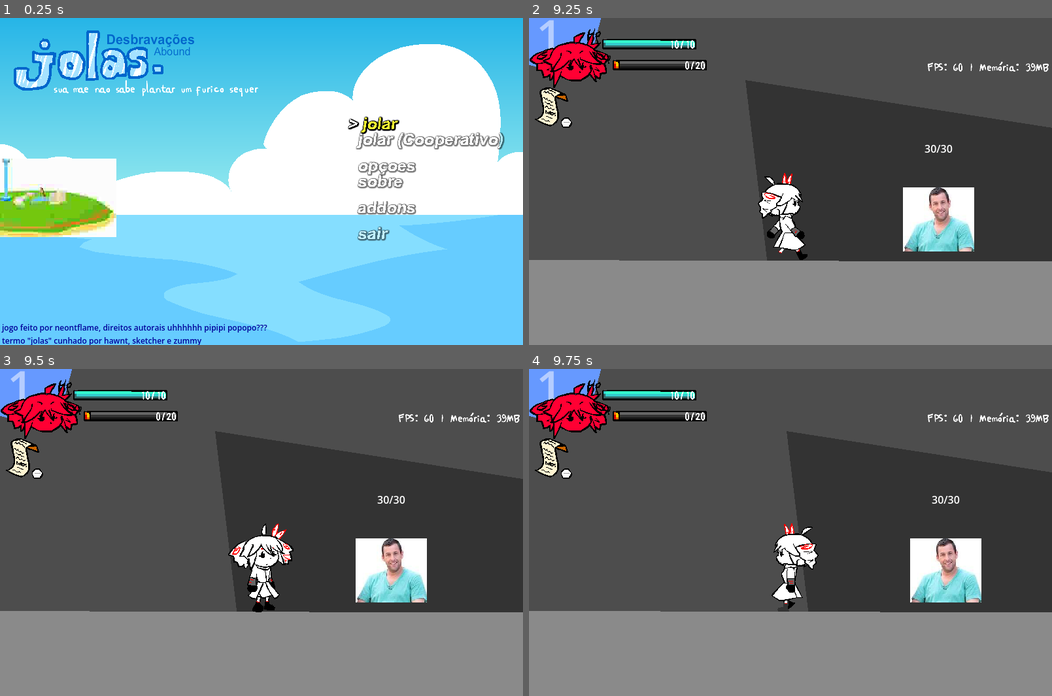
Above: before the commit, frames 1-4 (two rows, left to right).
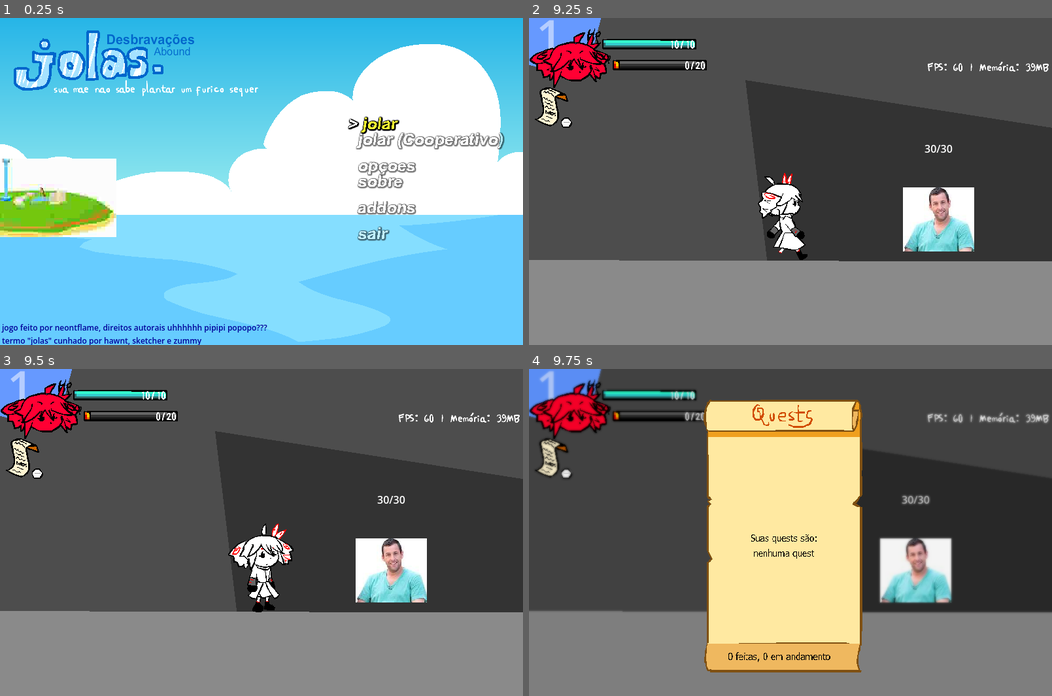
Above: after the commit, the same moments.

Repository: neontflame/jolas
Game: Godot game, scene res://Menustuffs/Menu.tscn
Same seed, same stepped clock (60 frames per second), same inputs: the game is played once before the commit and once after it. The engine's default icon, where the game draws it, is replaced by a stand-in: a white triangle on a blue panel in a dark square. Sound files missing from this copy of the repository are replaced by a short silence.
Inputs (mouse positions are in pixels of both pictures, inside the frame that each line leads up to):
- Up to frame 1 (0.25 s): no input
- Up to frame 2 (9.25 s): tap Enter (ctrl_pause) at 0.5, 2.75, 4.15 s; move the mouse to (905, 165) at 0.52 s; hold Right (ctrl_right) 0.53-1.25 s; tap \ (ctrl_quests) at 0.6 s; click (905, 165) at 0.67 s; tap V (ctrl_jump) at 0.77, 3.77, 6.77 s; tap Delete (ui_delete) at 0.8, 2.3, 3.8, 5.1, 6.6, 8.3 s; drag from (685, 197) to (764, 246) at 1.27 s; tap Space at 2, 5 s; move the mouse to (842, 109) at 2.02 s; hold Left (ctrl_left) 2.03-2.75 s; hold X (ctrl_1) 2.03-2.75 s; click (842, 109) at 2.17 s; drag from (764, 246) to (633, 132) at 2.77 s; move the mouse to (947, 230) at 3.52 s; hold Right (ctrl_right) 3.53-4.25 s; tap C (ctrl_interact) at 3.6 s; click (947, 230) at 3.67 s; drag from (633, 132) to (712, 99) at 4.27 s; move the mouse to (816, 181) at 5.02 s; hold Right (ctrl_right) 5.03-5.75 s; click (816, 181) at 5.17 s; tap Escape (ui_cancel) at 5.65 s; drag from (712, 99) to (685, 197) at 5.77 s; move the mouse to (905, 165) at 6.52 s; hold Left (ctrl_left) 6.53-7.25 s; click (905, 165) at 6.67 s; drag from (685, 197) to (764, 246) at 7.27 s; move the mouse to (842, 109) at 8.02 s; hold Right (ctrl_right) 8.03-8.75 s; hold Z (ctrl_2) 8.03-8.75 s; click (842, 109) at 8.17 s; drag from (764, 246) to (633, 132) at 8.77 s
- Up to frame 3 (9.5 s): no input
- Up to frame 4 (9.75 s): move the mouse to (947, 581) at 9.52 s; hold Left (ctrl_left) from 9.53 s (still down); tap \ (ctrl_quests) at 9.6 s; click (947, 581) at 9.67 s

Frames 1-3 are identical in both runs. In frame 4, 31% of the frame differs, in the area x 0-100%, y 0-93%.

Commit message:
QUEEEEEEEEEESTTSSSSSSSSSSSSSSSSS
Yeaho

Diff:
--- a/CoolUtils/QuestUtils.gd
+++ b/CoolUtils/QuestUtils.gd
@@ -32,7 +32,8 @@
 	if !ResourceLoader.exists(queStuff):
 		questInfo = '{
 	"name": "Placeholder",
-	"icon": "question mark",
+	"room": "Mapa de teste",
+	"icon": "unknown",
 	"xpReward": 0,
 	"desc": "o que essa quest sequer [wave]faz ?[/wave]"
 	}'
@@ -40,3 +41,10 @@
 		questInfo = FileUtils.get_text_file_content(queStuff)
 	var questGotten = JSON.parse_string(questInfo)
 	return questGotten
+
+static func get_icon(questIcon:StringName):
+	var iQuest = "res://Gamestuffs/IngameMenus/Quests/questIcons/%s.png" % questIcon
+	if ResourceLoader.exists(iQuest):
+		return load(iQuest)
+	else:
+		return load("res://Gamestuffs/IngameMenus/Quests/questIcons/unknown.png")
--- a/Gamestuffs/IngameMenus/IngameMenu.tscn
+++ b/Gamestuffs/IngameMenus/IngameMenu.tscn
@@ -30,39 +30,19 @@
 
 [node name="SFX" type="Node" parent="." unique_id=63494475]
 
-[node name="Back" type="AudioStreamPlayer2D" parent="SFX" unique_id=1198470490]
-position = Vector2(257, 284)
+[node name="Back" type="AudioStreamPlayer" parent="SFX" unique_id=896036172]
 stream = ExtResource("4_q4ubd")
-max_distance = 2000000000000.0
-attenuation = 1e-05
-panning_strength = 0.0
 
-[node name="Go" type="AudioStreamPlayer2D" parent="SFX" unique_id=1923083179]
-position = Vector2(257, 284)
+[node name="Go" type="AudioStreamPlayer" parent="SFX" unique_id=376135285]
 stream = ExtResource("5_bptd1")
-max_distance = 2000000000000.0
-attenuation = 1e-05
-panning_strength = 0.0
 
-[node name="Tick" type="AudioStreamPlayer2D" parent="SFX" unique_id=2001396704]
-position = Vector2(257, 284)
+[node name="Tick" type="AudioStreamPlayer" parent="SFX" unique_id=1054965703]
 stream = ExtResource("6_hxhvq")
-max_distance = 2000000000000.0
-attenuation = 1e-05
-panning_strength = 0.0
 
-[node name="Unwrap" type="AudioStreamPlayer2D" parent="SFX" unique_id=851784014]
-position = Vector2(257, 284)
+[node name="Unwrap" type="AudioStreamPlayer" parent="SFX" unique_id=55432150]
 stream = ExtResource("7_mbqe1")
 volume_db = -22.286
-max_distance = 2000000000000.0
-attenuation = 1e-05
-panning_strength = 0.0
 
-[node name="Wrap" type="AudioStreamPlayer2D" parent="SFX" unique_id=2131689590]
-position = Vector2(257, 284)
+[node name="Wrap" type="AudioStreamPlayer" parent="SFX" unique_id=568244507]
 stream = ExtResource("8_vyrye")
 volume_db = -9.286
-max_distance = 2000000000000.0
-attenuation = 1e-05
-panning_strength = 0.0
--- a/Gamestuffs/IngameMenus/Pause/Pause.gd
+++ b/Gamestuffs/IngameMenus/Pause/Pause.gd
@@ -21,7 +21,7 @@
 	CoolMenu.maxSelected = 3
 	CoolMenu.play_sfx('Unwrap')
 	$AnimationPlayer.play('newThing')
-	$MenuCanvas/Control/SaveBox.renderSave()
+	$MenuCanvas/Control/SaveBox.renderPaused()
 
 func _process(_delta: float) -> void:
 	if canControl:
--- /dev/null
+++ b/Gamestuffs/IngameMenus/Quests/QuestExplainy.gd
@@ -0,0 +1,10 @@
+extends Sprite2D
+
+func renderQuest(questName:StringName):
+	$QuestName.text = QuestUtils.get_info(questName)['name']
+	$QuestContent.text = QuestUtils.get_info(questName)['desc']
+	$QuestReward.text = '[color=990000][b]Recompensa:[/b][/color] '
+	if QuestUtils.get_info(questName)['xpReward'] > 0:
+		$QuestReward.text += "+%s xp" % QuestUtils.get_info(questName)['xpReward']
+	else:
+		$QuestReward.text += 'nada lmfao'
--- /dev/null
+++ b/Gamestuffs/IngameMenus/Quests/QuestMain.gd
@@ -0,0 +1,34 @@
+extends Sprite2D
+
+var isActive:bool = true
+@export var questContainer:VBoxContainer
+@export var infoLabel:Label
+
+func _enter_tree() -> void:
+	infoLabel.text = "%s feitas, %s em andamento" % [len(QuestUtils.clearedQuests), len(QuestUtils.assignedQuests)]
+	for kid in questContainer.get_children():
+		kid.queue_free()
+
+	var idcool:int = 0
+	if len(QuestUtils.assignedQuests) > 0:
+		$questWarn.visible = false
+	for quest in QuestUtils.assignedQuests:
+		var newQuestle = load("res://Gamestuffs/IngameMenus/Quests/QuestThingie.tscn").instantiate()
+		questContainer.add_child(newQuestle)
+		newQuestle.renderQuest(quest)
+		newQuestle.id = idcool
+		idcool += 1
+	CoolMenu.maxSelected = len(QuestUtils.assignedQuests)
+
+func _process(delta: float) -> void:
+	for coolquest in questContainer.get_children():
+		if CoolMenu.curSelected != -1:
+			coolquest.selected = (coolquest.id == CoolMenu.curSelected)
+		else:
+			coolquest.selected = false
+
+	if isActive:
+		if Input.is_action_just_pressed("ui_up"):
+			CoolMenu.curSelected = wrap(CoolMenu.curSelected + 1, 0, CoolMenu.maxSelected)
+		if Input.is_action_just_pressed("ui_down"):
+			CoolMenu.curSelected = wrap(CoolMenu.curSelected - 1, 0, CoolMenu.maxSelected)
--- /dev/null
+++ b/Gamestuffs/IngameMenus/Quests/QuestThingie.gd
@@ -0,0 +1,27 @@
+extends Control
+
+var selected:bool = false
+var id:int = 0
+var getMoused:bool = false
+
+func setup():
+	mouse_entered.connect(is_moused)
+	mouse_exited.connect(un_moused)
+
+func renderQuest(questName:StringName):
+	$QuestName.text = QuestUtils.get_info(questName)['name']
+	$QuestRoom.text = QuestUtils.get_info(questName)['room']
+	$QuestIcon.texture = QuestUtils.get_icon(QuestUtils.get_info(questName)['icon'])
+
+func _process(_delta: float) -> void:
+	$bg.self_modulate.a = lerp($bg.self_modulate.a,
+							(0.5 if selected else 0.0),
+							0.2)
+
+func is_moused():
+	CoolMenu.curSelected = id
+	getMoused = true
+
+func un_moused():
+	CoolMenu.curSelected = -1
+	getMoused = false
--- /dev/null
+++ b/Gamestuffs/IngameMenus/Quests/QuestThingie.tscn
@@ -0,0 +1,47 @@
+[gd_scene format=3 uid="uid://cay6bt4mfu1jy"]
+
+[ext_resource type="Script" uid="uid://c050eikxrjg3j" path="res://Gamestuffs/IngameMenus/Quests/QuestThingie.gd" id="1_av0gs"]
+[ext_resource type="FontFile" uid="uid://daahjhdjd7xs8" path="res://Gamestuffs/Fonts/tahoma.ttf" id="2_6mf5g"]
+[ext_resource type="Texture2D" uid="uid://chgixm61v6lbr" path="res://Shaders/white.png" id="2_fcnqb"]
+[ext_resource type="Texture2D" uid="uid://c52m7dtrbhbnq" path="res://Gamestuffs/IngameMenus/Quests/questIcons/unknown.png" id="3_fcnqb"]
+
+[node name="Control" type="Control" unique_id=1315261051]
+clip_contents = true
+custom_minimum_size = Vector2(239, 64)
+layout_mode = 3
+anchors_preset = 0
+script = ExtResource("1_av0gs")
+
+[node name="bg" type="Sprite2D" parent="." unique_id=1271668477]
+self_modulate = Color(1, 1, 1, 0.27058825)
+position = Vector2(140, 41)
+scale = Vector2(5.085938, 1.671875)
+texture = ExtResource("2_fcnqb")
+
+[node name="QuestName" type="Label" parent="." unique_id=222850883]
+layout_mode = 0
+offset_left = 45.0
+offset_top = 8.0
+offset_right = 238.0
+offset_bottom = 39.0
+theme_override_colors/font_color = Color(0, 0, 0, 1)
+theme_override_fonts/font = ExtResource("2_6mf5g")
+theme_override_font_sizes/font_size = 16
+text = "Lorem ipsum dolor sit amet"
+
+[node name="QuestRoom" type="Label" parent="." unique_id=387697035]
+layout_mode = 0
+offset_left = 45.0
+offset_top = 26.0
+offset_right = 235.0
+offset_bottom = 61.0
+theme_override_colors/font_color = Color(0, 0, 0, 0.627451)
+theme_override_constants/line_spacing = -3
+theme_override_fonts/font = ExtResource("2_6mf5g")
+theme_override_font_sizes/font_size = 13
+text = "Sala sala sala sala sala sala sala sala"
+autowrap_mode = 2
+
+[node name="QuestIcon" type="Sprite2D" parent="." unique_id=964819477]
+position = Vector2(20, 32)
+texture = ExtResource("3_fcnqb")
--- /dev/null
+++ b/Gamestuffs/IngameMenus/Quests/Quests.tscn
@@ -0,0 +1,325 @@
+[gd_scene format=3 uid="uid://nixaxqk054y1"]
+
+[ext_resource type="Script" uid="uid://dxbgtfkmgohtg" path="res://Gamestuffs/IngameMenus/Quests/QuestsMenu.gd" id="1_7g8e5"]
+[ext_resource type="Theme" uid="uid://cbuy6erl2dfb7" path="res://Themestuffs/jolasTheme.tres" id="1_7841g"]
+[ext_resource type="Texture2D" uid="uid://cb7oebxtpx6m0" path="res://Gamestuffs/IngameMenus/Quests/questThing1.png" id="2_afk5e"]
+[ext_resource type="PackedScene" uid="uid://cay6bt4mfu1jy" path="res://Gamestuffs/IngameMenus/Quests/QuestThingie.tscn" id="3_7g8e5"]
+[ext_resource type="FontFile" uid="uid://daahjhdjd7xs8" path="res://Gamestuffs/Fonts/tahoma.ttf" id="4_3i2uy"]
+[ext_resource type="Script" uid="uid://dwa84px64pdpg" path="res://Gamestuffs/IngameMenus/Quests/QuestMain.gd" id="4_ba5kw"]
+[ext_resource type="Texture2D" uid="uid://cv234ihccibs8" path="res://Gamestuffs/IngameMenus/Quests/questThing2.png" id="5_ba5kw"]
+[ext_resource type="Script" uid="uid://vi0w0bq7fh7w" path="res://Gamestuffs/IngameMenus/Quests/QuestExplainy.gd" id="6_m0e18"]
+[ext_resource type="FontFile" uid="uid://bfyut4smlslp3" path="res://Gamestuffs/Fonts/tahomabd.ttf" id="7_mao8f"]
+
+[sub_resource type="Animation" id="Animation_7841g"]
+length = 0.001
+tracks/0/type = "value"
+tracks/0/imported = false
+tracks/0/enabled = true
+tracks/0/path = NodePath("MenuCanvas/Control/QuestThing:position")
+tracks/0/interp = 1
+tracks/0/loop_wrap = true
+tracks/0/keys = {
+"times": PackedFloat32Array(0),
+"transitions": PackedFloat32Array(1),
+"update": 0,
+"values": [Vector2(8, 8)]
+}
+tracks/1/type = "value"
+tracks/1/imported = false
+tracks/1/enabled = true
+tracks/1/path = NodePath("MenuCanvas/Control/QuestThingDesc:position")
+tracks/1/interp = 1
+tracks/1/loop_wrap = true
+tracks/1/keys = {
+"times": PackedFloat32Array(0),
+"transitions": PackedFloat32Array(1),
+"update": 0,
+"values": [Vector2(755, 8)]
+}
+tracks/2/type = "value"
+tracks/2/imported = false
+tracks/2/enabled = true
+tracks/2/path = NodePath("MenuCanvas/Control/QuestThing:scale")
+tracks/2/interp = 1
+tracks/2/loop_wrap = true
+tracks/2/keys = {
+"times": PackedFloat32Array(0),
+"transitions": PackedFloat32Array(1),
+"update": 0,
+"values": [Vector2(1, 1)]
+}
+
+[sub_resource type="Animation" id="Animation_afk5e"]
+resource_name = "getIn"
+length = 0.3
+tracks/0/type = "value"
+tracks/0/imported = false
+tracks/0/enabled = true
+tracks/0/path = NodePath("MenuCanvas/Control/QuestThing:scale")
+tracks/0/interp = 1
+tracks/0/loop_wrap = true
+tracks/0/keys = {
+"times": PackedFloat32Array(0, 0.1, 0.3),
+"transitions": PackedFloat32Array(0.18301058, 0.5547848, 1),
+"update": 0,
+"values": [Vector2(1.846, 0), Vector2(0.9101124, 1.027027), Vector2(1, 1)]
+}
+tracks/1/type = "value"
+tracks/1/imported = false
+tracks/1/enabled = true
+tracks/1/path = NodePath("MenuCanvas/Control/QuestThingDesc:position")
+tracks/1/interp = 1
+tracks/1/loop_wrap = true
+tracks/1/keys = {
+"times": PackedFloat32Array(0),
+"transitions": PackedFloat32Array(1),
+"update": 0,
+"values": [Vector2(755, 8)]
+}
+tracks/2/type = "value"
+tracks/2/imported = false
+tracks/2/enabled = true
+tracks/2/path = NodePath("MenuCanvas/Control/QuestThing:position")
+tracks/2/interp = 1
+tracks/2/loop_wrap = true
+tracks/2/keys = {
+"times": PackedFloat32Array(0),
+"transitions": PackedFloat32Array(1),
+"update": 0,
+"values": [Vector2(8, 8)]
+}
+
+[sub_resource type="Animation" id="Animation_7g8e5"]
+resource_name = "getOut"
+length = 0.4
+tracks/0/type = "value"
+tracks/0/imported = false
+tracks/0/enabled = true
+tracks/0/path = NodePath("MenuCanvas/Control/QuestThing:scale")
+tracks/0/interp = 1
+tracks/0/loop_wrap = true
+tracks/0/keys = {
+"times": PackedFloat32Array(7.450581e-09, 0.06666667, 0.36666664),
+"transitions": PackedFloat32Array(0.34151018, 0.43527535, 1),
+"update": 0,
+"values": [Vector2(1, 1), Vector2(0.9101124, 1.027027), Vector2(1.846, 0)]
+}
+tracks/1/type = "value"
+tracks/1/imported = false
+tracks/1/enabled = true
+tracks/1/path = NodePath("MenuCanvas/Control/QuestThingDesc:position")
+tracks/1/interp = 1
+tracks/1/loop_wrap = true
+tracks/1/keys = {
+"times": PackedFloat32Array(0),
+"transitions": PackedFloat32Array(1),
+"update": 0,
+"values": [Vector2(755, 8)]
+}
+tracks/2/type = "value"
+tracks/2/imported = false
+tracks/2/enabled = true
+tracks/2/path = NodePath("MenuCanvas/Control/QuestThing:position")
+tracks/2/interp = 1
+tracks/2/loop_wrap = true
+tracks/2/keys = {
+"times": PackedFloat32Array(0),
+"transitions": PackedFloat32Array(1),
+"update": 0,
+"values": [Vector2(8, 8)]
+}
+
+[sub_resource type="Animation" id="Animation_3i2uy"]
+resource_name = "hideDesc"
+length = 0.5
+tracks/0/type = "value"
+tracks/0/imported = false
+tracks/0/enabled = true
+tracks/0/path = NodePath("MenuCanvas/Control/QuestThing:position")
+tracks/0/interp = 1
+tracks/0/loop_wrap = true
+tracks/0/keys = {
+"times": PackedFloat32Array(0, 0.5),
+"transitions": PackedFloat32Array(0.16493842, 1),
+"update": 0,
+"values": [Vector2(-207, 8), Vector2(8, 8)]
+}
+tracks/1/type = "value"
+tracks/1/imported = false
+tracks/1/enabled = true
+tracks/1/path = NodePath("MenuCanvas/Control/QuestThingDesc:position")
+tracks/1/interp = 1
+tracks/1/loop_wrap = true
+tracks/1/keys = {
+"times": PackedFloat32Array(0, 0.5),
+"transitions": PackedFloat32Array(0.16493842, 1),
+"update": 0,
+"values": [Vector2(163, 8), Vector2(755, 8)]
+}
+tracks/2/type = "value"
+tracks/2/imported = false
+tracks/2/enabled = true
+tracks/2/path = NodePath("MenuCanvas/Control/QuestThing:scale")
+tracks/2/interp = 1
+tracks/2/loop_wrap = true
+tracks/2/keys = {
+"times": PackedFloat32Array(0),
+"transitions": PackedFloat32Array(1),
+"update": 0,
+"values": [Vector2(1, 1)]
+}
+
+[sub_resource type="Animation" id="Animation_ba5kw"]
+resource_name = "showDesc"
+length = 0.5
+tracks/0/type = "value"
+tracks/0/imported = false
+tracks/0/enabled = true
+tracks/0/path = NodePath("MenuCanvas/Control/QuestThing:position")
+tracks/0/interp = 1
+tracks/0/loop_wrap = true
+tracks/0/keys = {
+"times": PackedFloat32Array(0, 0.5),
+"transitions": PackedFloat32Array(0.16493842, 1),
+"update": 0,
+"values": [Vector2(8, 8), Vector2(-207, 8)]
+}
+tracks/1/type = "value"
+tracks/1/imported = false
+tracks/1/enabled = true
+tracks/1/path = NodePath("MenuCanvas/Control/QuestThingDesc:position")
+tracks/1/interp = 1
+tracks/1/loop_wrap = true
+tracks/1/keys = {
+"times": PackedFloat32Array(0, 0.5),
+"transitions": PackedFloat32Array(0.1435874, 1),
+"update": 0,
+"values": [Vector2(755, 8), Vector2(163, 8)]
+}
+tracks/2/type = "value"
+tracks/2/imported = false
+tracks/2/enabled = true
+tracks/2/path = NodePath("MenuCanvas/Control/QuestThing:scale")
+tracks/2/interp = 1
+tracks/2/loop_wrap = true
+tracks/2/keys = {
+"times": PackedFloat32Array(0),
+"transitions": PackedFloat32Array(1),
+"update": 0,
+"values": [Vector2(1, 1)]
+}
+
+[sub_resource type="AnimationLibrary" id="AnimationLibrary_m0e18"]
+_data = {
+&"RESET": SubResource("Animation_7841g"),
+&"getIn": SubResource("Animation_afk5e"),
+&"getOut": SubResource("Animation_7g8e5"),
+&"hideDesc": SubResource("Animation_3i2uy"),
+&"showDesc": SubResource("Animation_ba5kw")
+}
+
+[node name="Quests" type="Node2D" unique_id=1594462554 node_paths=PackedStringArray("questMainThing", "questDesc", "anim")]
+script = ExtResource("1_7g8e5")
+questMainThing = NodePath("MenuCanvas/Control/QuestThing")
+questDesc = NodePath("MenuCanvas/Control/QuestThingDesc")
+anim = NodePath("AnimationPlayer")
+
+[node name="MenuCanvas" type="CanvasLayer" parent="." unique_id=430989390]
+
+[node name="Control" type="Control" parent="MenuCanvas" unique_id=1067520950]
+layout_mode = 3
+anchors_preset = 8
+anchor_left = 0.5
+anchor_top = 0.5
+anchor_right = 0.5
+anchor_bottom = 0.5
+offset_left = -20.0
+offset_top = -4.0
+offset_right = 20.0
+offset_bottom = 36.0
+grow_horizontal = 2
+grow_vertical = 2
+theme = ExtResource("1_7841g")
+
+[node name="QuestThing" type="Sprite2D" parent="MenuCanvas/Control" unique_id=1545390410 node_paths=PackedStringArray("questContainer", "infoLabel")]
+position = Vector2(8, 8)
+texture = ExtResource("2_afk5e")
+script = ExtResource("4_ba5kw")
+questContainer = NodePath("VBoxContainer")
+infoLabel = NodePath("Label")
+
+[node name="VBoxContainer" type="VBoxContainer" parent="MenuCanvas/Control/QuestThing" unique_id=277978619]
+offset_left = -117.0
+offset_top = -141.0
+offset_right = 122.0
+offset_bottom = 154.0
+theme = ExtResource("1_7841g")
+
+[node name="Control" parent="MenuCanvas/Control/QuestThing/VBoxContainer" unique_id=1315261051 instance=ExtResource("3_7g8e5")]
+layout_mode = 2
+
+[node name="Label" type="Label" parent="MenuCanvas/Control/QuestThing" unique_id=776784685]
+offset_left = -115.0
+offset_top = 171.0
+offset_right = 104.0
+offset_bottom = 194.0
+theme_override_colors/font_color = Color(0, 0, 0, 1)
+theme_override_fonts/font = ExtResource("4_3i2uy")
+theme_override_font_sizes/font_size = 15
+text = "5 feitas, 10 em andamento"
+horizontal_alignment = 1
+
+[node name="questWarn" type="Label" parent="MenuCanvas/Control/QuestThing" unique_id=1387930930]
+offset_left = -107.0
+offset_top = -5.0
+offset_right = 112.0
+offset_bottom = 18.0
+theme_override_colors/font_color = Color(0, 0, 0, 1)
+theme_override_fonts/font = ExtResource("4_3i2uy")
+theme_override_font_sizes/font_size = 15
+text = "Suas quests são:
+nenhuma quest"
+horizontal_alignment = 1
+
+[node name="QuestThingDesc" type="Sprite2D" parent="MenuCanvas/Control" unique_id=712410713]
+position = Vector2(755, 8)
+texture = ExtResource("5_ba5kw")
+script = ExtResource("6_m0e18")
+
+[node name="QuestContent" type="RichTextLabel" parent="MenuCanvas/Control/QuestThingDesc" unique_id=994703943]
+offset_left = -197.0
+offset_top = -143.0
+offset_right = 202.0
+offset_bottom = 158.0
+theme = ExtResource("1_7841g")
+theme_override_colors/default_color = Color(0, 0, 0, 1)
+theme_override_fonts/normal_font = ExtResource("4_3i2uy")
+theme_override_fonts/bold_font = ExtResource("7_mao8f")
+theme_override_font_sizes/normal_font_size = 16
+theme_override_font_sizes/bold_font_size = 16
+bbcode_enabled = true
+text = "eeeeeeeeeeeeeeeeeeeeeeeeeeeeeeeeeeeeeee[b]eeeeeeee[/b]eeeeeeeeeeeeeeeeeeeeeeeeeeeeeeeeeeeeeeeeeeeeeeeeeeeeeeeeeeeeeeeeeeeeeeeeeeeeeeeeeeeeeeeeeeeeeeeeeeeeeeeeeeeeeeeeeeeeeeeeeeeeeeeeeeeeeeeeeeeeeeeeeeeeeeeeeeeeeeeeeeeeeeeeeeeeeeeeeeeeeeeeeeeeeeeeeeeeeeeeeeeeeeeeeeeeeeeeeeeeeeeeeeeeeeeeeeeeeeeeeeeeeeeeeeeeeeeeeeeeeeeeeeeeeeeeeeeeeeeeeeeeeeeeeeeeeeeeeeeeeeeeeeeeeeeeeeeeeeeeeeeeeeeeeeeeeeeeeeeeeeeeeeeeeeeeeeeeeeeeeeeeeeeeeeeeeeeeeeeeeeeeeeeeeeeeeeeeeeeeeeeeeeeeeeeeeeeeeeeeeeeeeeeeeeeeeeeeeeeeeeeeeeeeeeeeeeeeeeeeeeeeeeeeeeeeeeeeeeeeeeeeeeeeeeeeeeeeeeeeeeeeeeeeeeeeeeeeeeeeeeeeeeeeeeeeeeeeeeeeeeeeeeeeeeeeeeeeeeeeeeeeeeeeeeeeeeeeeeeeeeeeeeeeeeeeeeeeeeeeeeeeeeeeeeeeeeeeeeeeeeeeeeeeeeeeeeeeeeeeeeeeeeeeeeeeeeeeeeeeeeeeeeeeeeeeeeeeeeeeeeeeeeeeeeeeeeeeeeeeeeeeeeeeeeeeeeeeeeeeeeeeeeeeeeeeeee"
+
+[node name="QuestReward" type="RichTextLabel" parent="MenuCanvas/Control/QuestThingDesc" unique_id=1001974653]
+offset_left = -191.0
+offset_top = 170.0
+offset_right = 196.0
+offset_bottom = 194.0
+theme_override_colors/default_color = Color(0, 0, 0, 1)
+theme_override_fonts/normal_font = ExtResource("4_3i2uy")
+theme_override_fonts/bold_font = ExtResource("7_mao8f")
+bbcode_enabled = true
+text = "[color=990000][b]Recompensa:[/b][/color] +50 xp"
+
+[node name="QuestName" type="Label" parent="MenuCanvas/Control/QuestThingDesc" unique_id=1854845376]
+offset_left = -201.0
+offset_top = -193.0
+offset_right = 191.0
+offset_bottom = -163.0
+theme_override_colors/font_color = Color(0.6, 0, 0, 1)
+theme_override_fonts/font = ExtResource("4_3i2uy")
+theme_override_font_sizes/font_size = 24
+text = "Nome da quest"
+
+[node name="AnimationPlayer" type="AnimationPlayer" parent="." unique_id=1416040963]
+libraries/ = SubResource("AnimationLibrary_m0e18")
--- /dev/null
+++ b/Gamestuffs/IngameMenus/Quests/QuestsMenu.gd
@@ -0,0 +1,37 @@
+extends "res://Menustuffs/Submenu.gd"
+
+@export var questMainThing:Node2D
+@export var questDesc:Node2D
+@export var anim:AnimationPlayer
+
+var exiting = false
+
+func _ready() -> void:
+	CoolMenu.curSelected = 0
+	CoolMenu.play_sfx('Unwrap')
+	anim.play('getIn')
+
+func _process(delta: float) -> void:
+	if not exiting:
+		if Input.is_action_just_pressed("ui_accept"):
+			if questMainThing.isActive:
+				if len(QuestUtils.assignedQuests) > 0:
+					questMainThing.isActive = false
+					questDesc.renderQuest(QuestUtils.assignedQuests[CoolMenu.curSelected])
+					anim.play('showDesc')
+					CoolMenu.play_sfx('Go')
+				else:
+					CoolMenu.play_sfx('Back')
+
+		if Input.is_action_just_pressed("ui_cancel"):
+			if not questMainThing.isActive:
+				anim.play('hideDesc')
+				questMainThing.isActive = true
+				CoolMenu.play_sfx('Back')
+			else:
+				exiting = true
+				JolasGame.instance.unpauseGame()
+				CoolMenu.play_sfx('Wrap')
+				$AnimationPlayer.play('getOut')
+				await get_tree().create_timer(0.5).timeout
+				CoolMenu.instance.unmakeMenu()
--- a/Gamestuffs/Quests/findSonic.json
+++ b/Gamestuffs/Quests/findSonic.json
@@ -1,6 +1,7 @@
 {
 	"name": "Encontrar Sonic?",
-	"icon": "scary",
+	"room": "Sala da Caveira",
+	"icon": "skelly",
 	"xpReward": 50,
-	"desc": "Oh não! Sonic, o ouriço mais famoso dos vídeogames …(261 unchanged characters)… rpóreo não muito após isso.\nAre you up 2 it?"
+	"desc": "Oh não! Sonic, o ouriço mais famoso dos vídeogames …(261 unchanged characters)… rpóreo não muito após isso.\nAre you up [b]2[/b] it?"
 }
--- a/Gamestuffs/game.gd
+++ b/Gamestuffs/game.gd
@@ -163,6 +163,9 @@
 		if Input.is_action_just_pressed("ctrl_pause"):
 			pauseGame()
 			ingameMenu.makeMenu('Pause')
+		if Input.is_action_just_pressed("ctrl_quests"):
+			pauseGame()
+			ingameMenu.makeMenu('Quests')
 
 #region Multiplayer
 func join_mp_game():
--- a/Menustuffs/AddonsMenu/FileThingie.gd
+++ b/Menustuffs/AddonsMenu/FileThingie.gd
@@ -22,7 +22,7 @@
 	mouse_entered.connect(is_moused)
 	mouse_exited.connect(un_moused)
 
-func _process(delta: float) -> void:
+func _process(_delta: float) -> void:
 	if applied:
 		$Label.self_modulate.a = 0.5
 	else:
--- a/Menustuffs/Menu.tscn
+++ b/Menustuffs/Menu.tscn
@@ -48,14 +48,11 @@
 
 [node name="SFX" type="Node" parent="." unique_id=1772592919]
 
-[node name="Back" type="AudioStreamPlayer2D" parent="SFX" unique_id=745224698]
-position = Vector2(257, 284)
+[node name="Back" type="AudioStreamPlayer" parent="SFX" unique_id=1667837212]
 stream = ExtResource("9_2f15j")
 
-[node name="Go" type="AudioStreamPlayer2D" parent="SFX" unique_id=167375836]
-position = Vector2(257, 284)
+[node name="Go" type="AudioStreamPlayer" parent="SFX" unique_id=191668236]
 stream = ExtResource("10_3g3s7")
 
-[node name="Tick" type="AudioStreamPlayer2D" parent="SFX" unique_id=1020131617]
-position = Vector2(257, 284)
+[node name="Tick" type="AudioStreamPlayer" parent="SFX" unique_id=1288149422]
 stream = ExtResource("11_lo8pj")
--- a/Menustuffs/SaveMenu/SaveBox.gd
+++ b/Menustuffs/SaveMenu/SaveBox.gd
@@ -16,20 +16,6 @@
 	else:
 		$EmptySave.visible = false
 		$FullSave.visible = true
-		# time info
-		# nao usei pq isso nao funcionou tao bem quanto eu esperava
-		"""
-		var timely = coolSaveness["last-playtime"] - coolSaveness["first-playtime"]
-		var timelyButAwesome = Time.get_time_dict_from_unix_time(timely)
-		var timeString = ''
-
-		if timelyButAwesome["hour"] > 0:
-			timeString += str(timelyButAwesome["hour"]) + 'h '
-
-		if timelyButAwesome["minute"] > 0:
-			timeString += str(timelyButAwesome["minute"]) + 'min'
-		"""
-
 		# player info
 		$FullSave/CanvasGroup/Icon.texture = GameUtils.get_char_asset(coolSaveness["player"], "Icon.png")
 
@@ -44,7 +30,24 @@
 
 		if coolSaveness["applied-mods"] != []:
 			$SaveBox.play('mod')
-	pass
+
+func renderPaused():
+	$EmptySave.visible = false
+	$FullSave.visible = true
+	# player info
+	$FullSave/CanvasGroup/Icon.texture = GameUtils.get_char_asset(GPStats.char, "Icon.png")
+
+	var hueShift = fmod((GPStats.level - 1) * 7.5, 100.0) / 100.0
+	$FullSave/LvCount.text = str(GeneralUtils.display_number(GPStats.level))
+	$FullSave/LvCount.add_theme_color_override("font_color", Color.from_hsv(0.61 + hueShift, 0.6, 1.0, 1.0))
+
+	var mapInfo = GameUtils.get_map_info(GPStats.curMap)
+	$FullSave/CurMap.text = mapInfo["name"] + ' - ' + mapInfo["region"]
+	# $FullSave/Timespan.text = timeString
+	$FullSave/CurChar.text = GameUtils.get_char_info(GPStats.char)["name"]
+
+	if GameUtils.loadedMods != []:
+		$SaveBox.play('mod')
 
 func renderSaveOnline():
 	var coolSaveness:Dictionary = SaveUtils.get_save_info(saveId)
Binary file added: Gamestuffs/Fonts/tahoma.ttf
Not shown, added: Gamestuffs/Fonts/tahoma.ttf.import
Binary file added: Gamestuffs/Fonts/tahomabd.ttf
Not shown, added: Gamestuffs/Fonts/tahomabd.ttf.import
Not shown, added: Gamestuffs/IngameMenus/Quests/QuestExplainy.gd.uid
Not shown, added: Gamestuffs/IngameMenus/Quests/QuestMain.gd.uid
Not shown, added: Gamestuffs/IngameMenus/Quests/QuestThingie.gd.uid
Not shown, added: Gamestuffs/IngameMenus/Quests/QuestsMenu.gd.uid
Binary file added: Gamestuffs/IngameMenus/Quests/questIcons/skelly.png
Not shown, added: Gamestuffs/IngameMenus/Quests/questIcons/skelly.png.import
Binary file added: Gamestuffs/IngameMenus/Quests/questIcons/unknown.png
Not shown, added: Gamestuffs/IngameMenus/Quests/questIcons/unknown.png.import
